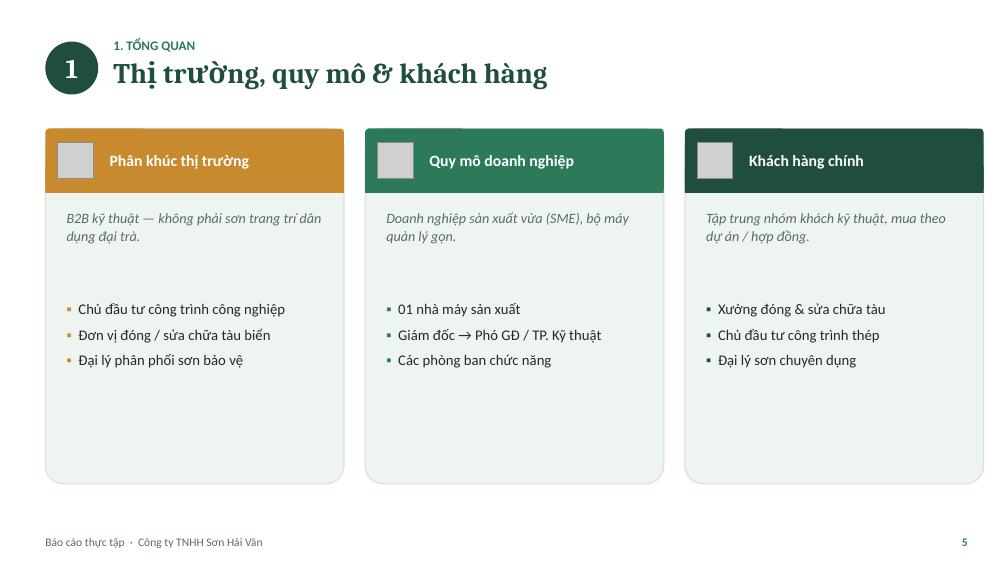
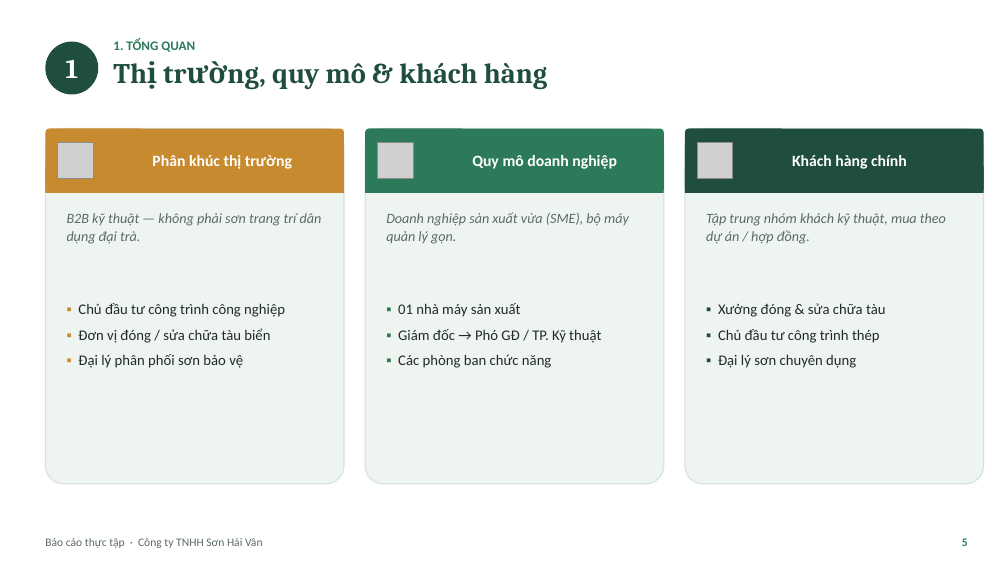
Before and after one commit to tranconcoder/pubic-resources, a slide deck: slide 5 of SuHeo/Báo cáo thực tập - Sơn Hải Vân.pptx. Drawn at 1008x567 pixels with LibreOffice and Linux fonts; fonts in the diff are those of the drawing; grey boxes stand for pictures. Boxes give left, top, right and bottom in pixels: in the first picture for what was removed or moved away, otherwise in the second. Text is boxed around its words. In the diff, an @@ line names an element or a change of style, - is before the commit and + after.

```diff
--- a/SuHeo/Báo cáo thực tập - Sơn Hải Vân.pptx
+++ b/SuHeo/Báo cáo thực tập - Sơn Hải Vân.pptx
@@ text "Phân khúc thị trường" moved from (x1=110, y1=155, x2=249, y2=169) to (x1=152, y1=155, x2=292, y2=169) @@
@@ text "Quy mô doanh nghiệp" moved from (x1=429, y1=155, x2=574, y2=169) to (x1=472, y1=155, x2=617, y2=169) @@
@@ text "Khách hàng chính" moved from (x1=749, y1=155, x2=864, y2=169) to (x1=792, y1=155, x2=907, y2=169) @@
```
Also in this commit, not shown: 6 other slides changed, 1 other file.
